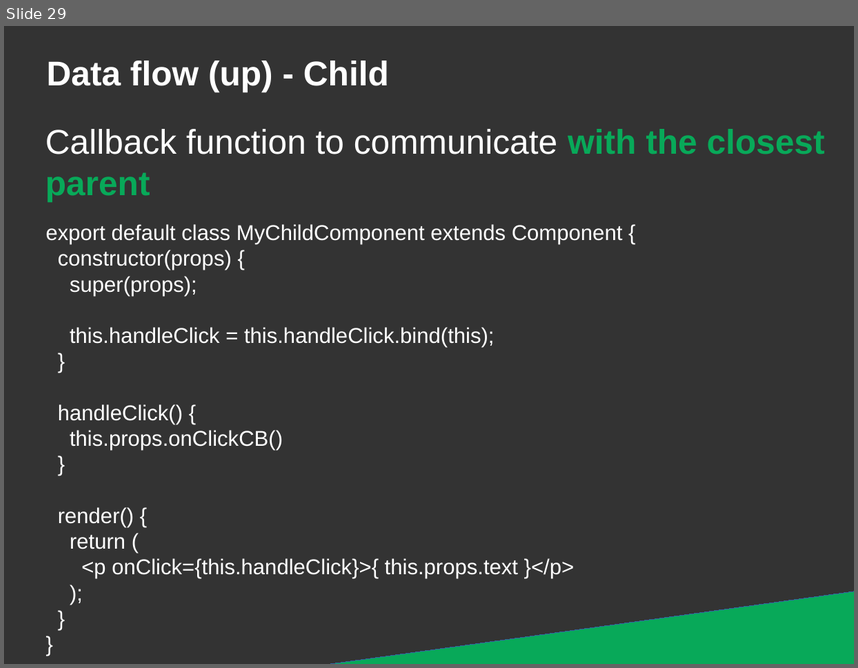
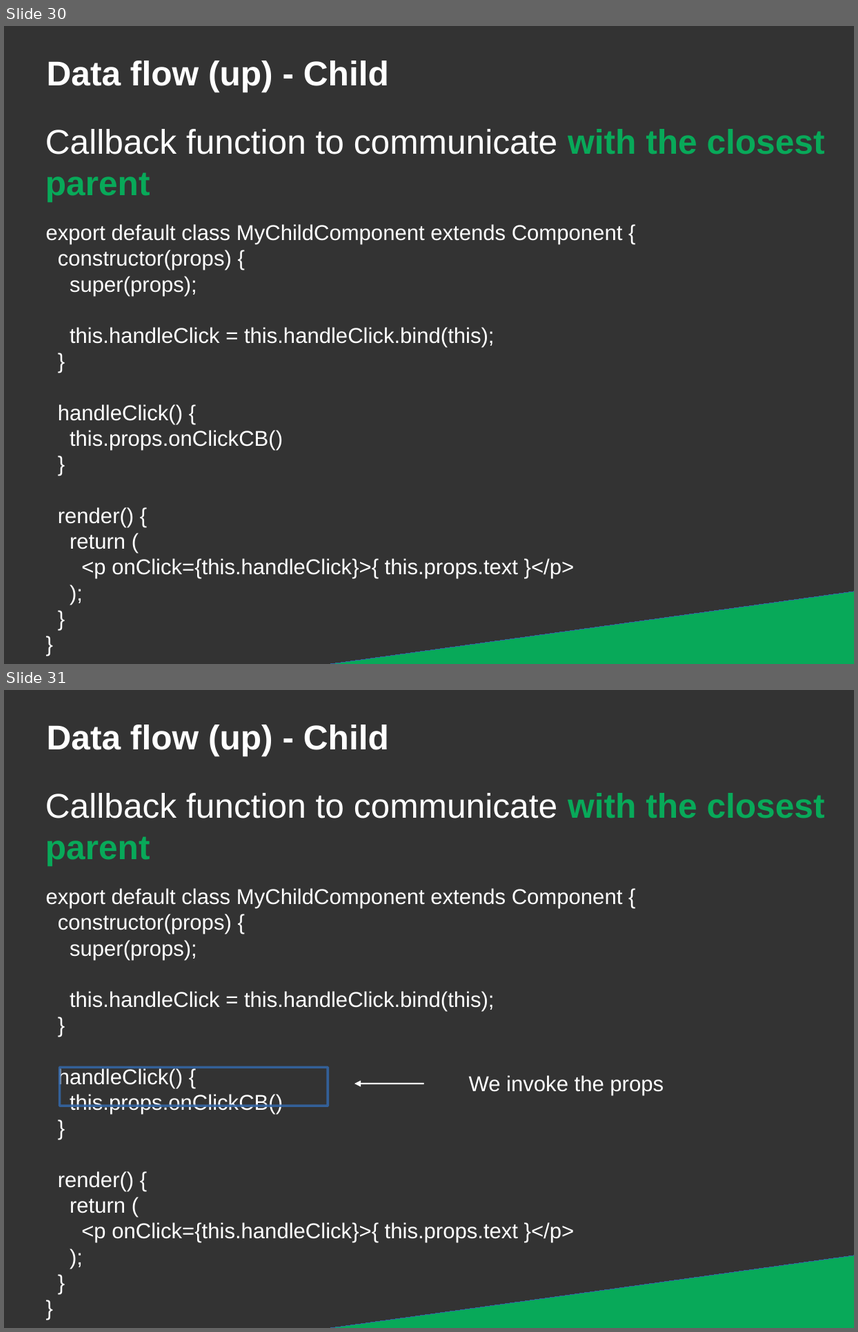
Before and after one commit to DanYellow/presentations, a slide deck: react-redux-101/presentation.odp. Shown one above the other, each under a label of ours: slide 29 before the commit, slides 30 and 31 after it. The pictures are 858x668 and 858x1332 pixels, drawn with LibreOffice and Linux fonts; fonts in the diff are those of the drawing. Boxes give left, top, right and bottom in pixels: in the first picture for what was removed or moved away, otherwise in the second. Text is boxed around its words. In the diff, an @@ line names an element or a change of style, - is before the commit and + after.

```diff
--- a/react-redux-101/presentation.odp
+++ b/react-redux-101/presentation.odp
@@ slide 31 added at [4,690,854,1328], background #333333 @@
@@ title added at [47,724,389,756], 32 pt, text #FFFFFF, bold @@
+Data flow (up) - Child
@@ title added at [45,793,825,865], 32 pt, text #FFFFFF @@
+Callback function to communicate with the closest parent
@@ title added at [46,888,623,1243], 20 pt, text #FFFFFF @@
+export default class MyChildComponent extends Component {
+constructor(props) {
+super(props);
+this.handleClick = this.handleClick.bind(this);
+}
+handleClick() {
+this.props.onClickCB()
+}
+render() {
+return (
+<p onClick={this.handleClick}>{ this.props.text }</p>
+);
+}
+}
@@ rectangle added at [59,1067,328,1106], outline #3465A4 2.3 pt @@
@@ text added at [469,1075,664,1095], 20 pt, text #FFFFFF @@
+We invoke the props
@@ arrow added from (424, 1083) to (355, 1083), #FFFFFF 1.5 pt @@
@@ right triangle added at [312,1253,854,1328], fill #08A959, outline #3465A4 0 pt @@
@@ what was slide 29 is now slide 30 @@
```
Also in this commit, not shown: 2 slides changed, 2 other slides added, 1 slide removed.
